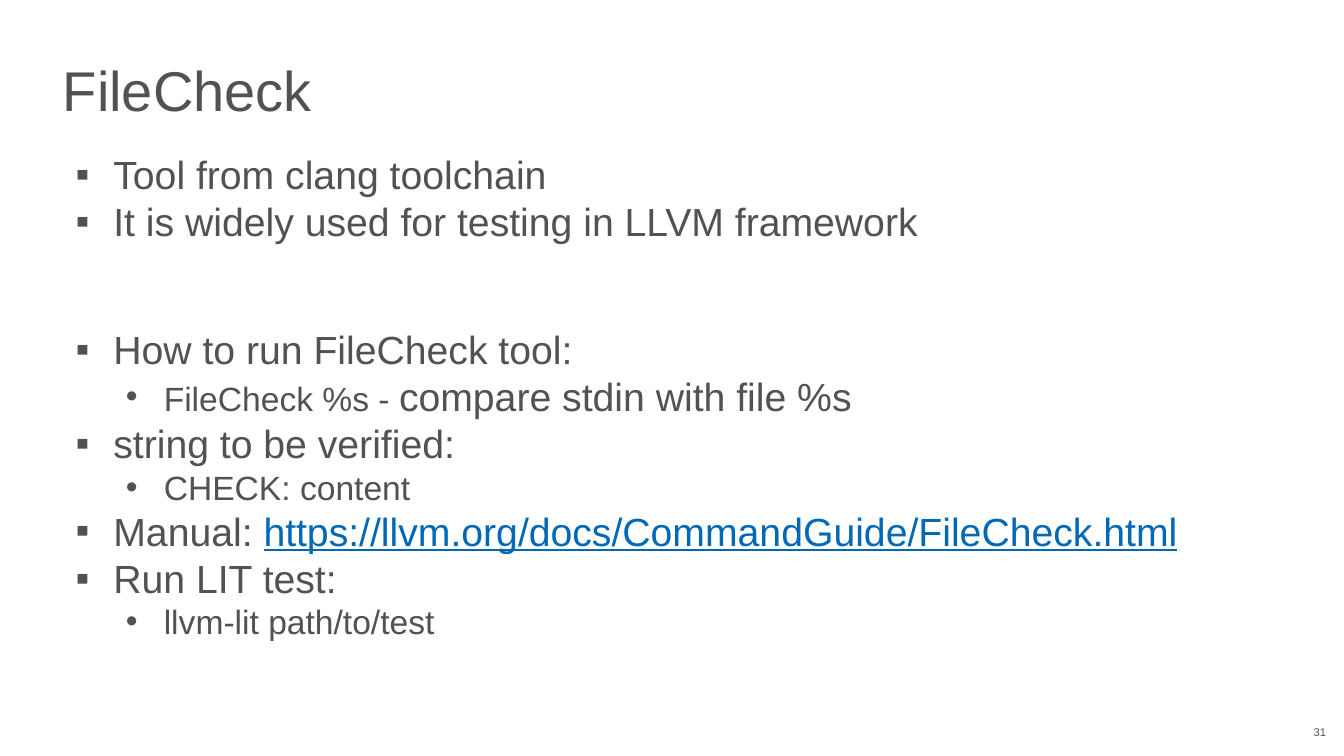
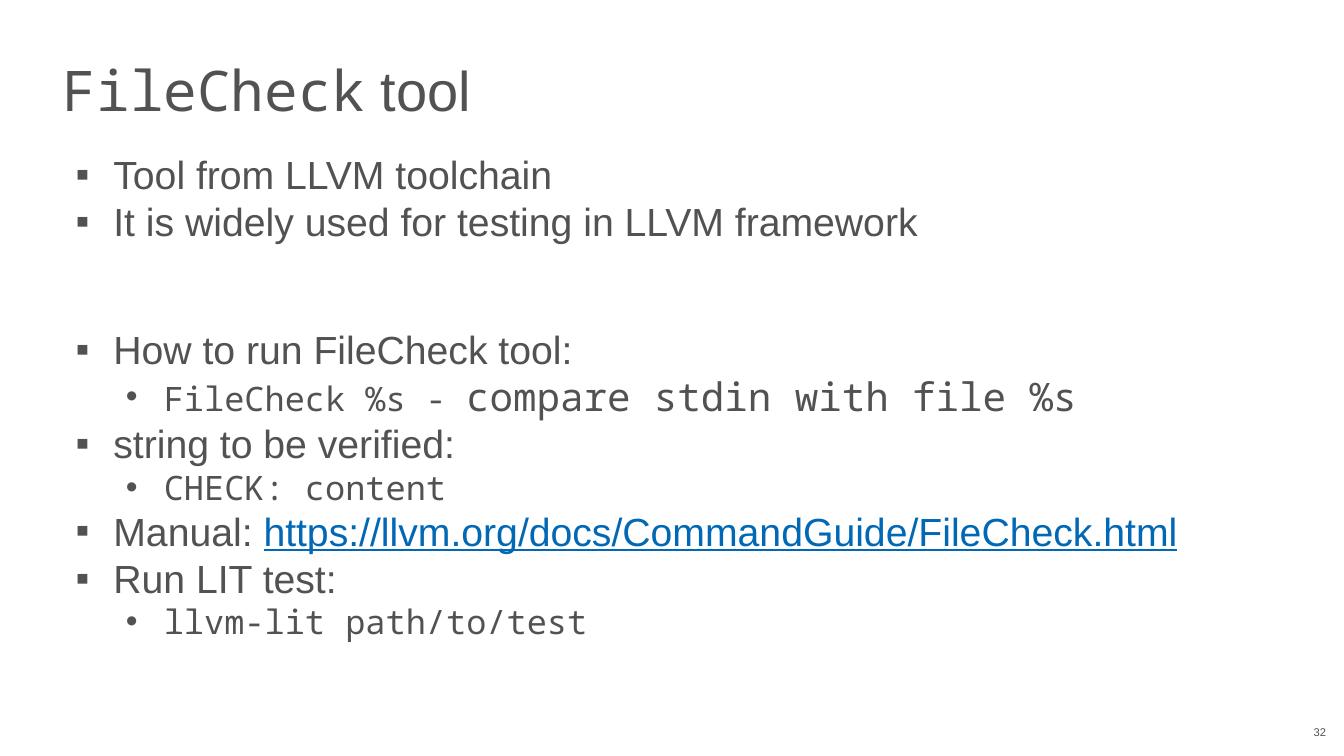
Before and after one commit to NN-complr-tech/Complr-course-lectures, a slide deck: slide 32 of 03-Clang-AST-and-static-analysis.pptx (slide 31 before the commit). Drawn at 1344x756 pixels with LibreOffice and Linux fonts; fonts in the diff are those of the drawing. Boxes give left, top, right and bottom in pixels: in the first picture for what was removed or moved away, otherwise in the second. Text is boxed around its words. In the diff, an @@ line names an element or a change of style, - is before the commit and + after.

Commit message:
Add 03-Clang-AST-and-static-analysis slides (2026)

```diff
--- a/03-Clang-AST-and-static-analysis.pptx
+++ b/03-Clang-AST-and-static-analysis.pptx
@@ title at (x1=63, y1=68, x2=471, y2=112): text changed; font Arial to Noto Sans Mono @@
-FileCheck
+FileCheck tool
@@ text at (x1=113, y1=160, x2=552, y2=190): text changed @@
-▪ Tool from clang toolchain
+▪ Tool from LLVM toolchain
@@ text at (x1=164, y1=381, x2=1077, y2=642): font Arial to Noto Sans Mono in "FileCheck %s - compare stdin with file ...", "CHECK: content", "llvm-lit path/to/test" @@
@@ page number at (x1=1314, y1=728, x2=1326, y2=736): text changed @@
-31
+32
```
Also in this commit, not shown: 15 other slides changed, 4 slides added, 2 slides removed.
